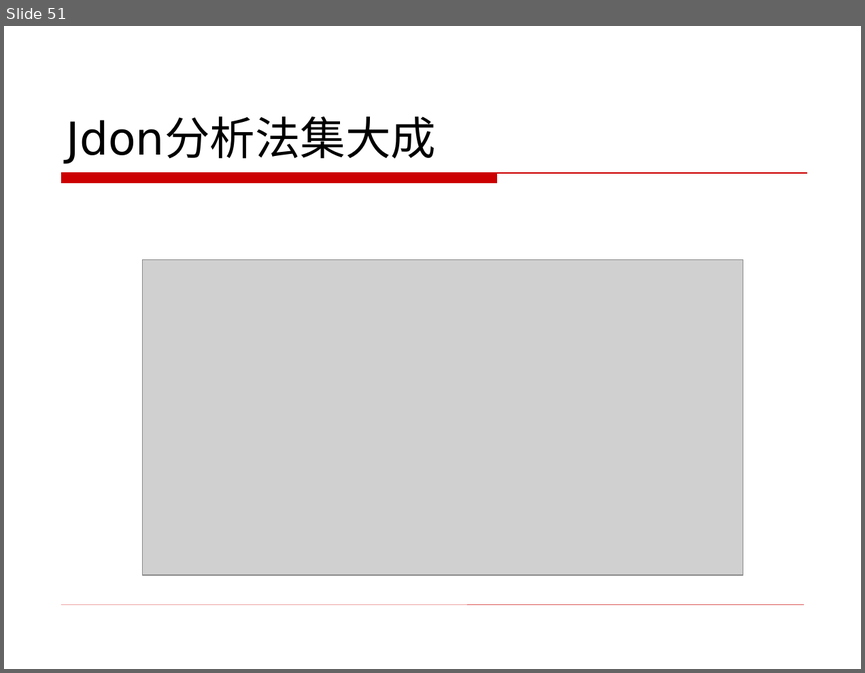
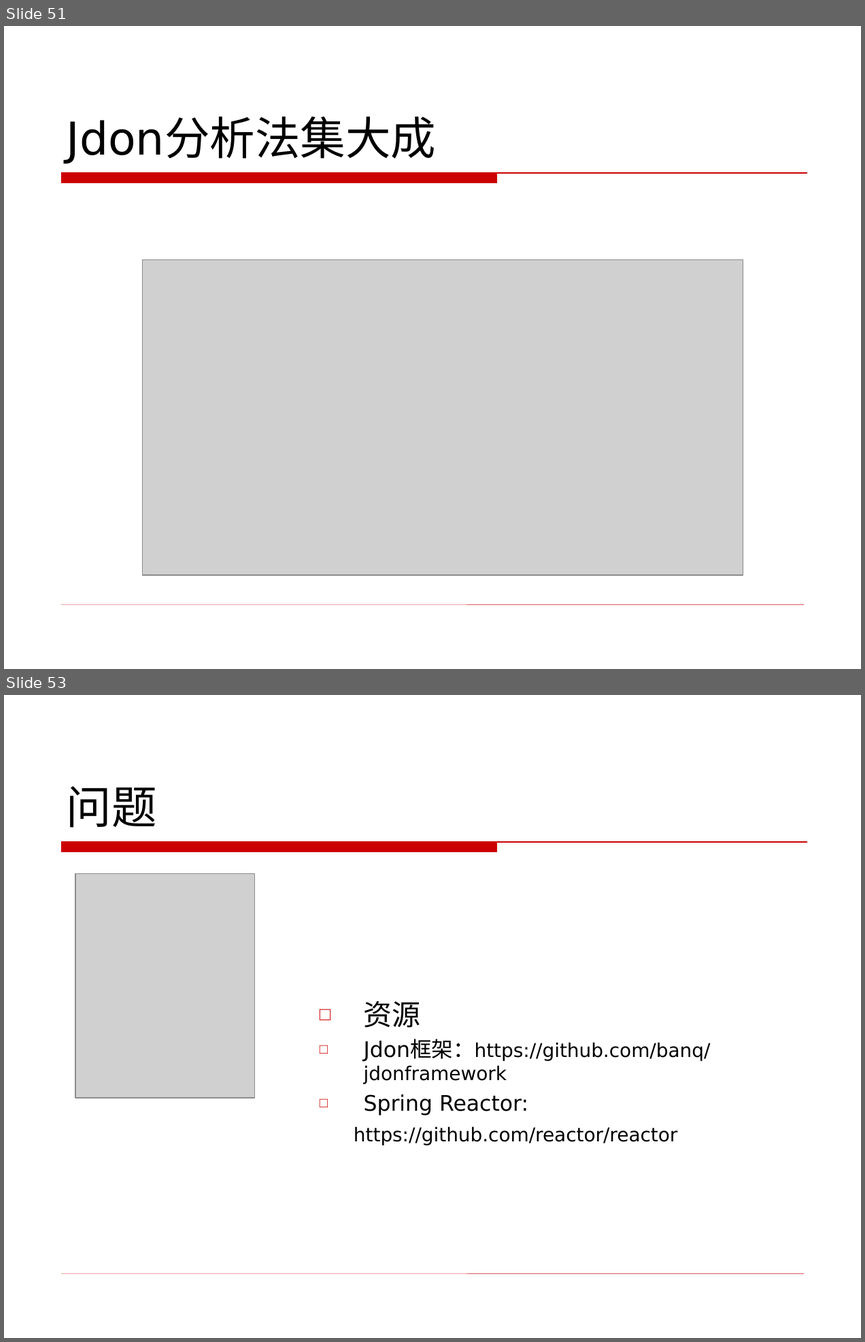
Before and after one commit to banq/jdonframework, a slide deck: doc/chinese/事件驱动编程.ppt. Shown one above the other, each under a label of ours: slide 51 before the commit, slides 51 and 53 after it; the slides between them are not shown. The pictures are 865x673 and 865x1342 pixels, drawn with LibreOffice and Linux fonts; fonts in the diff are those of the drawing; grey boxes stand for pictures; background and template pictures are left out. Boxes give left, top, right and bottom in pixels: in the first picture for what was removed or moved away, otherwise in the second. Text is boxed around its words. In the diff, an @@ line names an element or a change of style, - is before the commit and + after.

```diff
--- a/doc/chinese/事件驱动编程.ppt
+++ b/doc/chinese/事件驱动编程.ppt
@@ slide 53 added at bbox=[4, 695, 861, 1338], background picture (left out); not listed: 2 template elements that a slide beside it also shows @@
@@ title added at bbox=[67, 786, 157, 828], 38 pt, text #000000 @@
+问题
@@ picture added at bbox=[75, 873, 254, 1097] @@
@@ text added at bbox=[354, 1001, 711, 1145], 16 pt, text #000000 @@
+□ 资源
+□ Jdon框架：https://github.com/banq/jdonframework
+□ Spring Reactor:
+https://github.com/reactor/reactor
```
Also in this commit, not shown: 1 slide changed, 1 other slide added, 2 other files.
